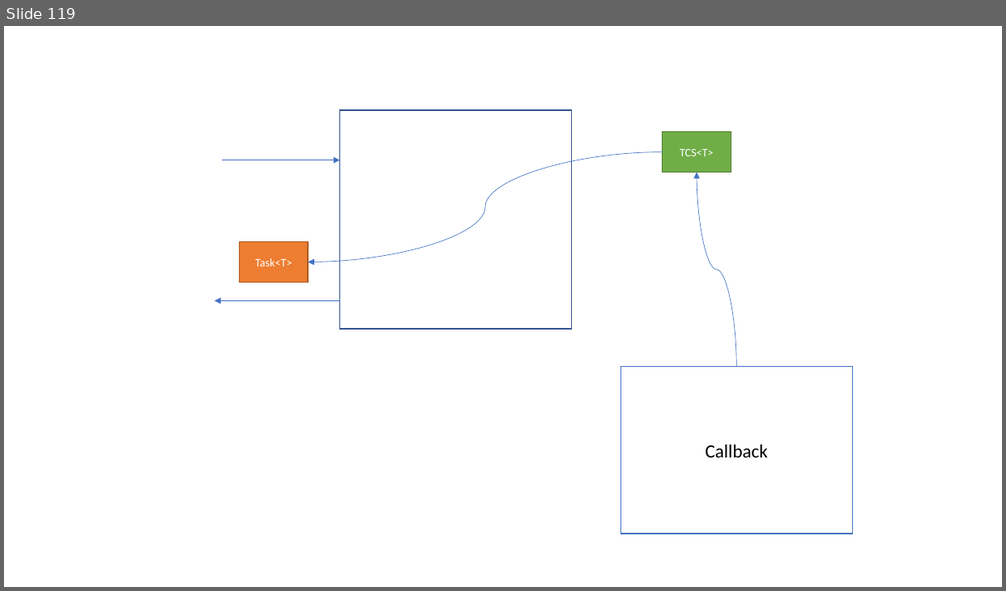
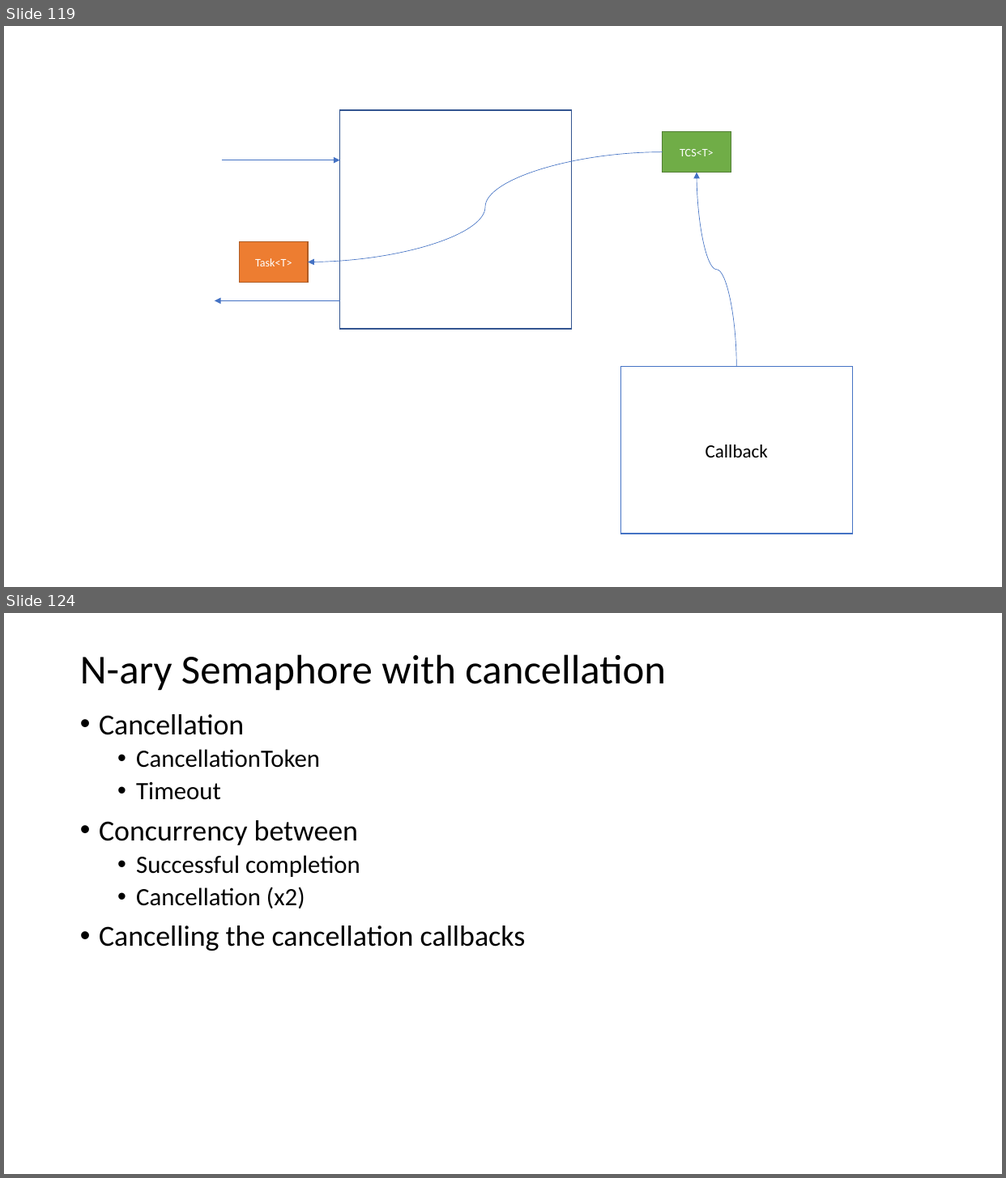
Before and after one commit to isel-leic-pc/s2021v-li51n, a slide deck: docs/threads.pptx. Shown one above the other, each under a label of ours: slide 119 before the commit, slides 119 and 124 after it; the slides between them are not shown. The pictures are 1006x591 and 1006x1178 pixels, drawn with LibreOffice and Linux fonts; fonts in the diff are those of the drawing. Boxes give left, top, right and bottom in pixels: in the first picture for what was removed or moved away, otherwise in the second. Text is boxed around its words. In the diff, an @@ line names an element or a change of style, - is before the commit and + after.

```diff
--- a/docs/threads.pptx
+++ b/docs/threads.pptx
@@ slide 124 added at [4,613,1002,1174], background #FFFFFF @@
@@ title added at [80,654,666,691], 39.6 pt, text #000000 @@
+N-ary Semaphore with cancellation
@@ text added at [99,714,526,951], 28 pt, text #000000 @@
+• Cancellation
+  • CancellationToken
+  • Timeout
+• Concurrency between
+  • Successful completion
+  • Cancellation (x2)
+• Cancelling the cancellation callbacks
```
Also in this commit, not shown: 6 other slides added, 4 other files.
